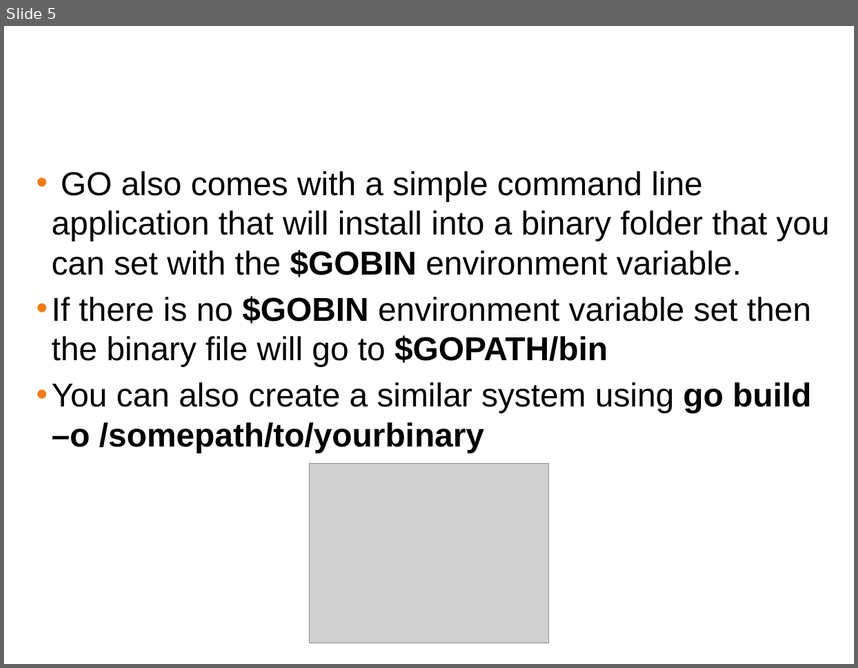
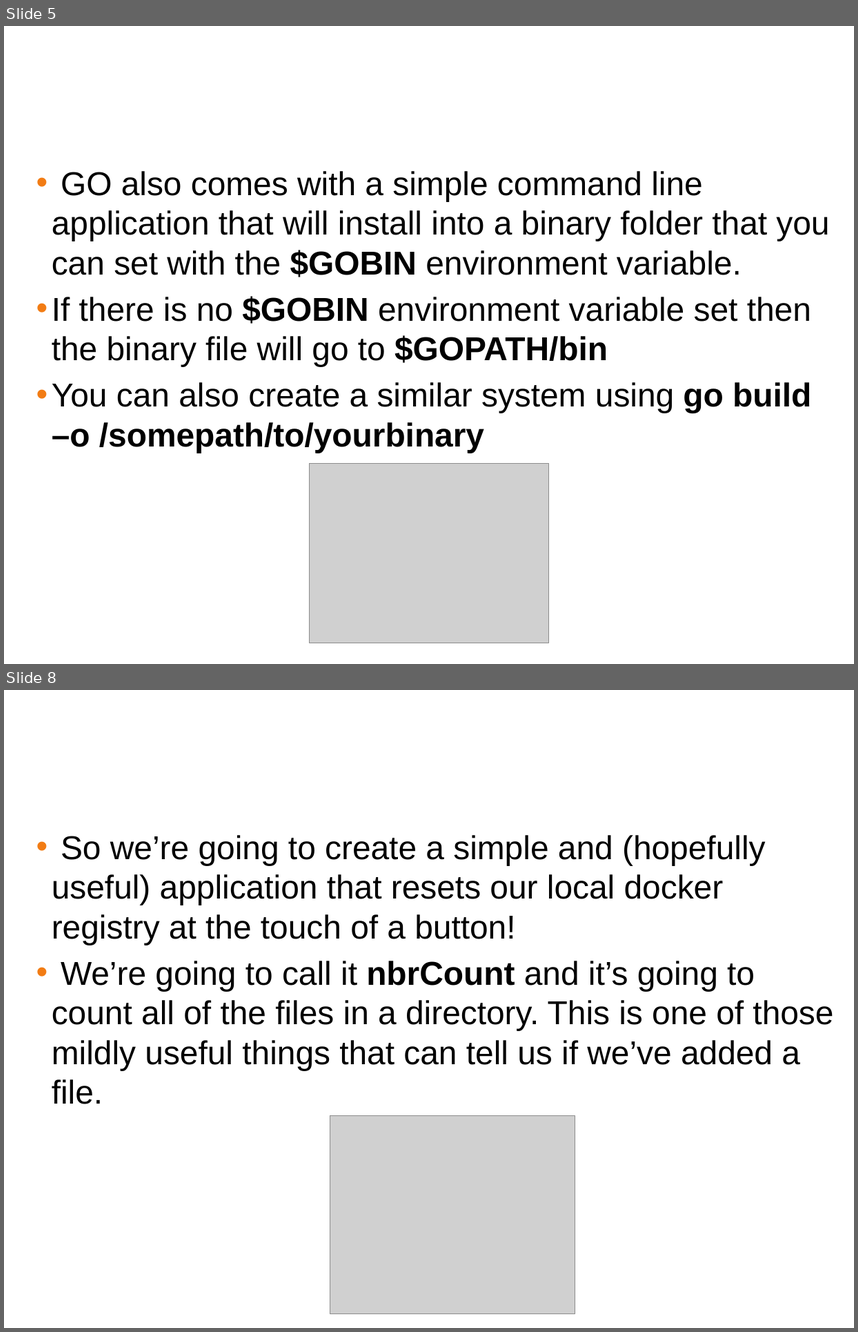
Before and after one commit to ferninphilly/golang_vmware, a slide deck: Module_5/presentations/module_5_presentation.pptx. Shown one above the other, each under a label of ours: slide 5 before the commit, slides 5 and 8 after it; the slides between them are not shown. The pictures are 858x668 and 858x1332 pixels, drawn with LibreOffice and Linux fonts; fonts in the diff are those of the drawing; grey boxes stand for pictures; background and template pictures are left out. Boxes give left, top, right and bottom in pixels: in the first picture for what was removed or moved away, otherwise in the second. Text is boxed around its words. In the diff, an @@ line names an element or a change of style, - is before the commit and + after.

```diff
--- a/Module_5/presentations/module_5_presentation.pptx
+++ b/Module_5/presentations/module_5_presentation.pptx
@@ slide 8 added at bbox=[4, 690, 854, 1328], background #FFFFFF @@
@@ title added at bbox=[11, 704, 846, 767], 38 pt, text #FFFFFF @@
+Command Line application
@@ text added at bbox=[52, 835, 833, 1104], 28 pt, text #000000 @@
+• So we’re going to create a simple and (hopefully useful) application that resets our local docker registry at the touch of a button!
+• We’re going to call it nbrCount and it’s going to count all of the files in a directory. This is one of those mildly useful things that can tell us if we’ve added a file.
@@ picture added at bbox=[330, 1116, 575, 1314] @@
```
Also in this commit, not shown: 1 slide changed, 6 other slides added, 1 slide removed, 1 other file.
